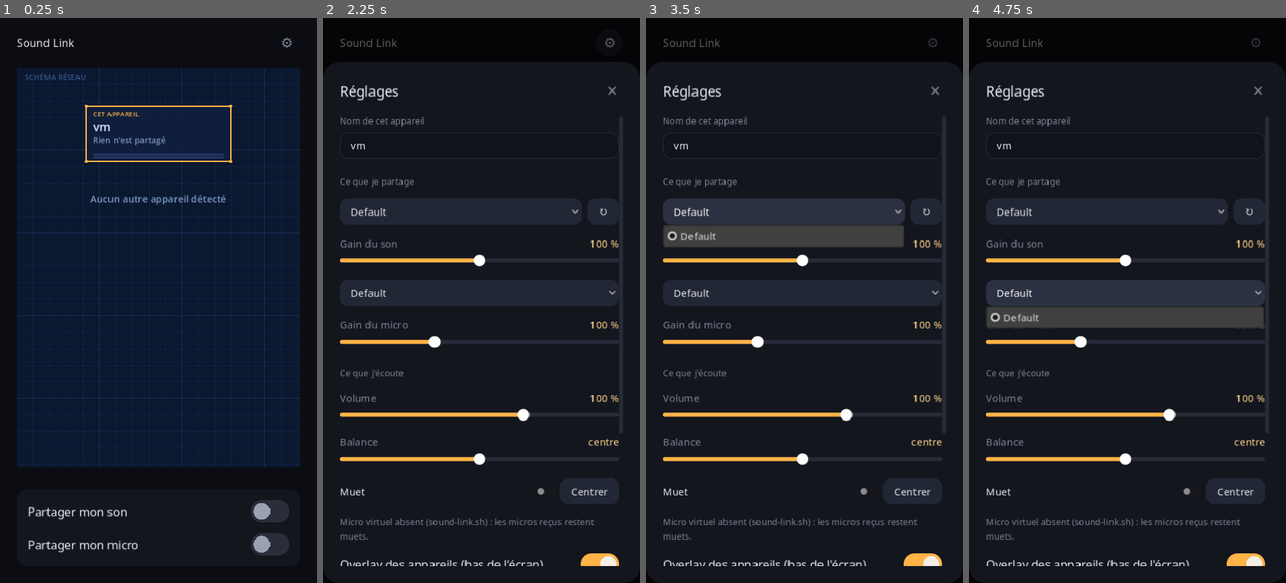
Above: before the commit, frames 1-4 (left to right).
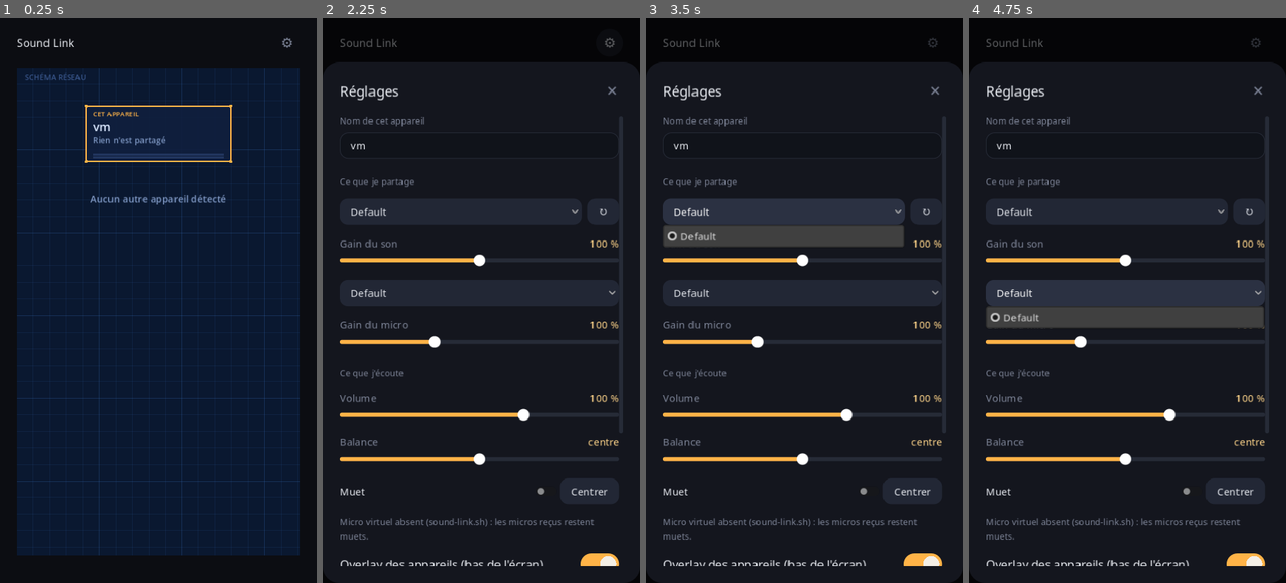
Above: after the commit, the same moments.

Repository: goodview-soft/sound-link
Game: Godot game, scene res://boot.tscn
The game is run twice, just before and just after one commit, with the same random seed, the same clock (stepped at 60 frames per second) and the same inputs.
Inputs:
- Up to frame 1 (0.25 s): no input
- Up to frame 2 (2.25 s): click "⚙" at 0.5 s; click "✕" at 1.25 s; click "⚙" at 2 s
- Up to frame 3 (3.5 s): click "Default" at 2.75 s
- Up to frame 4 (4.75 s): click "↻" at 3.5 s; click "Default" at 4.25 s

The runs differ from the first frame. In frame 1, 5.6% of the frame differs, in the area x 5-95%, y 79-96%; in frame 2, less than 0.1%; in frame 3, less than 0.1%; in frame 4, less than 0.1%.

Commit message:
Schéma : points de connexion à tirer entre appareils, partage SON/MIC sur le câble, invitation INV/UNINV, croix pour déconnecter ; carte de partage retirée
Co-Authored-By: Claude Sonnet 5.5 <noreply@anthropic.com>

Diff:
--- a/blueprint.gd
+++ b/blueprint.gd
@@ -3,6 +3,9 @@
 ## orthogonales animées (qui envoie du son à qui). Toucher un appareil : signal clicked(id).
 
 signal clicked(id: String)
+signal link(id: String, kind: String)  # glisser un câble : kind "in" (j'écoute id) ou "out" (id m'écoute)
+signal unlink(id: String, kind: String)
+signal share(kind: String, on: bool)  # son / micro posés sur le câble
 
 const BG := Color("#0a1830")
 const GRID := Color(0.25, 0.5, 0.85, 0.10)
@@ -16,15 +19,19 @@
 const RED := Color("#f87171")
 const NW := 176.0
 const NH := 70.0
-const ROW := 120.0
+const ROW := 132.0
 const TOP := 56.0
 
-var me := {"name": "", "status": "", "ll": 0.0, "lr": 0.0, "state": 0}
+var me := {"name": "", "status": "", "ll": 0.0, "lr": 0.0, "state": 0, "cap": "", "can_snd": true}
 var nodes: Array = []  # {id, name, snd, mic, listen, talk, mute, sub, sub_on, sub_lbl}
 var selected := ""
 var font: Font
 var t := 0.0
 var rects := {}
+var ports: Array = []  # {id, kind, pos}
+var btns: Array = []  # {rect, act, id, kind}
+var drag := {}
+var mpos := Vector2.ZERO
 
 
 func _ready() -> void:
@@ -39,14 +46,44 @@
 	queue_redraw()
 
 
+func _port_at(p: Vector2, r := 11.0) -> Dictionary:
+	for pt in ports:
+		if (pt["pos"] as Vector2).distance_to(p) <= r:
+			return pt
+	return {}
+
+
 func _gui_input(ev: InputEvent) -> void:
-	if ev is InputEventMouseButton and ev.pressed and ev.button_index == MOUSE_BUTTON_LEFT:
-		for id in rects:
-			if (rects[id] as Rect2).has_point(ev.position):
-				clicked.emit(id)
+	if ev is InputEventMouseButton and ev.button_index == MOUSE_BUTTON_LEFT:
+		if ev.pressed:
+			for bt in btns:
+				if (bt["rect"] as Rect2).has_point(ev.position):
+					if bt["act"] == "share":
+						share.emit(bt["kind"], me["cap"] != bt["kind"])
+					else:
+						unlink.emit(bt["id"], bt["kind"])
+					return
+			var pt := _port_at(ev.position)
+			if not pt.is_empty() and not pt["used"]:
+				drag = {"id": pt["id"], "kind": pt["kind"]}
+				mpos = ev.position
 				return
+			for id in rects:
+				if (rects[id] as Rect2).has_point(ev.position):
+					clicked.emit(id)
+					return
+		elif not drag.is_empty():
+			var tgt := _port_at(ev.position, 16.0)
+			if not tgt.is_empty() and tgt["kind"] == drag["kind"] and tgt["id"] != drag["id"] and not tgt["used"] \
+					and (tgt["id"] == "__me" or drag["id"] == "__me"):
+				link.emit(drag["id"] if drag["id"] != "__me" else tgt["id"], drag["kind"])
+			drag = {}
 	elif ev is InputEventMouseMotion:
-		var over := false
+		mpos = ev.position
+		var over := not _port_at(ev.position).is_empty()
+		for bt in btns:
+			if (bt["rect"] as Rect2).has_point(ev.position):
+				over = true
 		for id in rects:
 			if (rects[id] as Rect2).has_point(ev.position):
 				over = true
@@ -110,8 +147,37 @@
 	draw_colored_polygon(PackedVector2Array([end, end - dir * 9 + n * 5, end - dir * 9 - n * 5]), col)
 
 
+func _pill(r: Rect2, label: String, on: bool, col: Color) -> void:
+	draw_rect(r, col.darkened(0.55) if on else BG)
+	draw_rect(r, col if on else DIM, false, 1.5)
+	var fs := font.get_string_size(label, HORIZONTAL_ALIGNMENT_LEFT, -1, 11)
+	_txt(label, Vector2(r.position.x + (r.size.x - fs.x) / 2, r.position.y + 13), 11, TEXT if on else MUTED)
+
+
+func _port(id: String, kind: String, pos: Vector2, used: bool) -> void:
+	var col := OK if kind == "in" else AMBER
+	ports.append({"id": id, "kind": kind, "pos": pos, "used": used})
+	draw_circle(pos, 7.0, BG)
+	if used:
+		draw_circle(pos, 4.5, col)
+	else:
+		draw_arc(pos, 6.0, 0, TAU, 20, col, 1.8, true)
+	if not drag.is_empty() and drag["kind"] == kind and drag["id"] != id and not used and (id == "__me" or drag["id"] == "__me"):
+		draw_arc(pos, 9.0 + sin(t * 8.0) * 2.0, 0, TAU, 24, col, 2.0, true)
+
+
+func _x_btn(c: Vector2, id: String, kind: String) -> void:
+	draw_circle(c, 8.0, BG)
+	draw_arc(c, 8.0, 0, TAU, 16, RED, 1.5, true)
+	draw_line(c + Vector2(-3, -3), c + Vector2(3, 3), RED, 1.5, true)
+	draw_line(c + Vector2(-3, 3), c + Vector2(3, -3), RED, 1.5, true)
+	btns.append({"rect": Rect2(c - Vector2(9, 9), Vector2(18, 18)), "act": "unlink", "id": id, "kind": kind})
+
+
 func _draw() -> void:
 	rects.clear()
+	ports.clear()
+	btns.clear()
 	var W := size.x
 	draw_rect(Rect2(Vector2.ZERO, size), BG)
 	var x := 0.0
@@ -144,17 +210,22 @@
 		var by := mr.end.y - 12 + k * 5.0
 		draw_rect(Rect2(mr.position.x + 10, by, mw - 20, 3), Color(0.2, 0.3, 0.5, 0.5))
 		draw_rect(Rect2(mr.position.x + 10, by, (mw - 20) * clampf(lv, 0, 1), 3), OK)
-	rects["__me"] = Rect2()
-	var me_bottom := Vector2(cx, mr.end.y)
+	var any_in := false
+	var any_out := false
+	for nd in nodes:
+		any_in = any_in or nd["listen"]
+		any_out = any_out or nd["sub"] or nd["invited"]
+	var me_in := Vector2(cx - 12, mr.end.y)
+	var me_out := Vector2(cx + 12, mr.end.y)
 
 	if nodes.is_empty():
 		_txt("Aucun autre appareil détecté", Vector2(0, mr.end.y + 60), 14, MUTED, W, HORIZONTAL_ALIGNMENT_CENTER)
 		return
-	_txt("Touchez un appareil pour l'écouter · retouchez pour couper", Vector2(0, size.y - 10), 11, DIM, W, HORIZONTAL_ALIGNMENT_CENTER)
+	_txt("Tirez un câble depuis un point ○ vers le même point de l'autre appareil", Vector2(0, size.y - 10), 11, DIM, W, HORIZONTAL_ALIGNMENT_CENTER)
 
 	# --- Appareils (2 colonnes)
-	var base_y := mr.end.y + 64.0
-	var colx := [cx - NW / 2 - 14.0, cx + NW / 2 + 14.0]
+	var base_y := mr.end.y + 70.0
+	var colx := [cx - NW / 2 - 22.0, cx + NW / 2 + 22.0]
 	for n in nodes.size():
 		var nd: Dictionary = nodes[n]
 		var col: int = n % 2
@@ -163,40 +234,68 @@
 		var ny := base_y + row * ROW
 		var r := Rect2(nx - NW / 2, ny, NW, NH)
 		rects[nd["id"]] = r
-		var bus_y := ny - 26.0
-		# arêtes : bus horizontal -> haut du noeud ; rail vertical dans la gouttière centrale
-		var rail := cx
-		var items := []
+		var gy := ny - 38.0
+		var ay := ny - 18.0
+		var p_in := Vector2(nx - 12, ny)   # il m'envoie (vert)
+		var p_out := Vector2(nx + 12, ny)  # je lui envoie (ambre)
+		var can_link: bool = not str(nd["id"]).begins_with("sub:")
 		if nd["listen"]:
-			items.append({"off": -6.0, "reverse": true, "act": nd["talk"], "col": RED if nd["mute"] else OK, "lbl": "son" if nd["snd"] else ("micro" if nd["mic"] else ""), "left": true})
-		if nd["sub"]:
-			items.append({"off": 6.0, "reverse": false, "act": nd["sub_on"], "col": AMBER, "lbl": nd["sub_lbl"], "left": false})
-		for e in items:
-			var o: float = e["off"]
-			var pts := PackedVector2Array([Vector2(rail + o, me_bottom.y), Vector2(rail + o, bus_y + o * 0.5), Vector2(nx + o * 1.5, bus_y + o * 0.5), Vector2(nx + o * 1.5, ny)])
-			_edge(pts, e["col"] if e["act"] else DIM.lightened(0.15), e["act"], e["reverse"])
-			if e["lbl"] != "":
-				var lx: float = nx + o * 1.5 + (-8.0 if e["left"] else 8.0)
-				_txt(e["lbl"], Vector2(lx - (font.get_string_size(e["lbl"], HORIZONTAL_ALIGNMENT_LEFT, -1, 10).x if e["left"] else 0.0), ny - 6 + (0 if e["left"] else 0)), 10, e["col"])
+			var pts := PackedVector2Array([me_in, Vector2(me_in.x, gy), Vector2(p_in.x, gy), p_in])
+			_edge(pts, RED if nd["mute"] else OK, nd["talk"], true)
+			var lbl: String = "son" if nd["snd"] else ("micro" if nd["mic"] else "")
+			if lbl != "":
+				_txt(lbl, Vector2((me_in.x + p_in.x) / 2 - 10, gy - 5), 10, OK)
+			_x_btn(Vector2(p_in.x, ny - 10), nd["id"], "in")
+		if nd["sub"] or nd["invited"]:
+			var pts2 := PackedVector2Array([me_out, Vector2(me_out.x, ay), Vector2(p_out.x, ay), p_out])
+			_edge(pts2, AMBER if nd["sub"] else DIM.lightened(0.2), nd["sub_on"], false)
+			var mid := (me_out.x + p_out.x) / 2
+			var pw := 42.0
+			var tot := pw * 2 + 4.0 if me["can_snd"] else pw
+			var px := mid - tot / 2
+			if me["can_snd"]:
+				var rs := Rect2(px, ay - 9, pw, 18)
+				_pill(rs, "SON", me["cap"] == "snd", AMBER)
+				btns.append({"rect": rs, "act": "share", "kind": "snd", "id": ""})
+				px += pw + 4.0
+			var rm := Rect2(px, ay - 9, pw, 18)
+			_pill(rm, "MIC", me["cap"] == "mic", AMBER)
+			btns.append({"rect": rm, "act": "share", "kind": "mic", "id": ""})
+			if can_link:
+				_x_btn(Vector2(p_out.x, ny - 10), nd["id"], "out")
+		if can_link:
+			_port(nd["id"], "in", p_in, nd["listen"])
+			_port(nd["id"], "out", p_out, nd["sub"] or nd["invited"])
 		# noeud
-		var linked: bool = nd["listen"] or nd["sub"]
-		draw_rect(r, Color(0.06, 0.12, 0.24, 0.9) if linked else Color(0.05, 0.1, 0.2, 0.55))
+		var linked: bool = nd["listen"] or nd["sub"] or nd["invited"]
+		draw_rect(r, Color(0.06, 0.12, 0.24, 0.9) if linked else Color(0.05, 0.1, 0.2, 0.55), true)
 		var bc: Color = AMBER if selected == nd["id"] else (LINE if linked else DIM)
 		if linked:
 			draw_rect(r, bc, false, 2.0 if selected == nd["id"] else 1.5)
 		else:
 			_dashed_rect(r, bc, 1.5)
 		_corner_ticks(r, bc)
-		_txt(str(nd["name"]), Vector2(r.position.x + 10, r.position.y + 24), 15, TEXT if linked else MUTED, NW - 20)
+		_txt(str(nd["name"]), Vector2(r.position.x + 10, r.position.y + 28), 15, TEXT if linked else MUTED, NW - 20)
 		var what: PackedStringArray = []
 		if nd["snd"]:
 			what.append("son")
 		if nd["mic"]:
 			what.append("micro")
-		_txt("partage : " + (", ".join(what) if not what.is_empty() else "rien"), Vector2(r.position.x + 10, r.position.y + 42), 11, MUTED, NW - 20)
-		var st := "écouté" if nd["listen"] else ("vous écoute" if nd["sub"] else "toucher pour écouter")
-		if nd["listen"] and nd["sub"]:
-			st = "échange"
-		_txt(st, Vector2(r.position.x + 10, r.position.y + 60), 11, OK if (nd["talk"] or nd["sub_on"]) else DIM)
+		_txt("partage : " + (", ".join(what) if not what.is_empty() else "rien"), Vector2(r.position.x + 10, r.position.y + 46), 11, MUTED, NW - 20)
+		var st := "vous écoute" if nd["sub"] else ("invité…" if nd["invited"] else "")
+		if nd["listen"]:
+			st = "échange" if nd["sub"] else "écouté"
 		if nd["listen"] and nd["mute"]:
-			_txt("MUET", Vector2(r.end.x - 44, r.position.y + 60), 10, RED)
+			st += " · MUET"
+		_txt(st, Vector2(r.position.x + 10, r.position.y + 63), 11, OK if (nd["talk"] or nd["sub_on"]) else DIM, NW - 20)
+
+	_port("__me", "in", me_in, any_in)
+	_port("__me", "out", me_out, any_out)
+	if not drag.is_empty():
+		var from := Vector2.ZERO
+		for pt in ports:
+			if pt["id"] == drag["id"] and pt["kind"] == drag["kind"]:
+				from = pt["pos"]
+		var dc := OK if drag["kind"] == "in" else AMBER
+		draw_dashed_line(from, mpos, dc, 2.0, 6.0)
+		draw_circle(mpos, 4.0, dc)
--- a/main.gd
+++ b/main.gd
@@ -88,6 +88,7 @@
 var bp: Control
 var peer_panel: VBoxContainer
 var selected_peer := ""
+var invited := {}  # id -> true : appareils que j'ai invités à m'écouter
 
 
 # ---------------------------------------------------------------- Réception d'un flux
@@ -554,10 +555,14 @@
 	bp.size_flags_horizontal = SIZE_EXPAND_FILL
 	bp.size_flags_vertical = SIZE_EXPAND_FILL
 	bp.clicked.connect(_on_bp_click)
+	bp.link.connect(_on_bp_link)
+	bp.unlink.connect(_on_bp_unlink)
+	bp.share.connect(_on_bp_share)
+	bp.me["can_snd"] = not mobile
 	ls.add_child(bp)
 	peer_panel = VBoxContainer.new()
 	root.add_child(peer_panel)
-	root.move_child(card, root.get_child_count() - 1)  # mes partages en bas
+	card.visible = false  # le partage son/micro se fait sur les câbles du schéma
 
 	# --- Tiroir de réglages
 	drawer = Control.new()
@@ -1171,6 +1176,18 @@
 			subs[key] = {"ip": ip, "port": port, "t": now}
 		elif msg == "BYE":
 			subs.erase(key)
+		elif msg.begins_with("INV|"):  # un appareil connu m'invite à l'écouter
+			var iid := msg.substr(4)
+			if peers.has(iid) and not listening.has(iid):
+				listening[iid] = true
+				sub_t = 0.0
+				peers_sig = ""
+		elif msg.begins_with("UNINV|"):
+			var uid := msg.substr(6)
+			if listening.has(uid):
+				_toggle_listen(uid)
+				if selected_peer == uid:
+					selected_peer = ""
 
 
 ## Joue les flux reçus. Le micro reçu va UNIQUEMENT dans le micro virtuel (sortie = soundlink_sink) ;
@@ -1306,17 +1323,18 @@
 		seen[p["ip"]] = true
 		out.append({"id": id, "name": p["name"], "snd": p["snd"], "mic": p["mic"], "listen": listening.has(id),
 			"talk": talk, "mute": _pcfg(id)["mute"] if listening.has(id) else false, "sub": sub,
-			"sub_on": sub and cap_kind != "", "sub_lbl": sub_lbl})
+			"sub_on": sub and cap_kind != "", "sub_lbl": sub_lbl, "invited": invited.has(id) and not sub})
 	for sb in subs.values():
 		if not seen.has(sb["ip"]) and now - sb["t"] <= TIMEOUT:
 			seen[sb["ip"]] = true
 			out.append({"id": "sub:" + sb["ip"], "name": sb["ip"], "snd": false, "mic": false, "listen": false,
-				"talk": false, "mute": false, "sub": true, "sub_on": cap_kind != "", "sub_lbl": sub_lbl})
+				"talk": false, "mute": false, "sub": true, "sub_on": cap_kind != "", "sub_lbl": sub_lbl, "invited": false})
 	bp.nodes = out
 	bp.selected = selected_peer
 	bp.me["name"] = hero_name.text
 	bp.me["status"] = pill_txt.text
 	bp.me["state"] = meter.state
+	bp.me["cap"] = cap_kind
 
 
 func _update_status(now: float) -> void:
@@ -1531,17 +1549,55 @@
 
 
 func _on_bp_click(id: String) -> void:
+	if listening.has(id):
+		selected_peer = "" if selected_peer == id else id
+		peers_sig = ""
+
+
+func _on_bp_link(id: String, kind: String) -> void:
 	if not peers.has(id):
 		return
-	if not listening.has(id):
-		_toggle_listen(id)
-		selected_peer = id
-	elif selected_peer == id:
-		_toggle_listen(id)
-		selected_peer = ""
+	if kind == "in":
+		if not listening.has(id):
+			_toggle_listen(id)
+			selected_peer = id
 	else:
-		selected_peer = id
+		invited[id] = true
+		_send_to(id, "INV|%s" % my_id)
+
+
+func _on_bp_unlink(id: String, kind: String) -> void:
+	if kind == "in":
+		if listening.has(id):
+			_toggle_listen(id)
+		if selected_peer == id:
+			selected_peer = ""
+	else:
+		invited.erase(id)
+		_send_to(id, "UNINV|%s" % my_id)
+		var p: Dictionary = peers.get(id, {})
+		for k in subs.keys():
+			if not p.is_empty() and subs[k]["ip"] == p["ip"]:
+				subs.erase(k)
 	peers_sig = ""
+
+
+func _on_bp_share(kind: String, on: bool) -> void:
+	var sw: Switch = sw_snd if kind == "snd" else sw_mic
+	if sw == null:
+		return
+	sw.set_on(on)
+	_on_share(kind, on)
+
+
+## Message de contrôle (UDP, envoyé 3 fois car non fiable) vers un appareil connu.
+func _send_to(id: String, msg: String) -> void:
+	var p: Dictionary = peers.get(id, {})
+	if p.is_empty():
+		return
+	udp.set_dest_address(p["ip"], p["port"])
+	for i in 3:
+		udp.put_packet(msg.to_utf8_buffer())
 
 
 func _broadcast_addrs() -> PackedStringArray:
